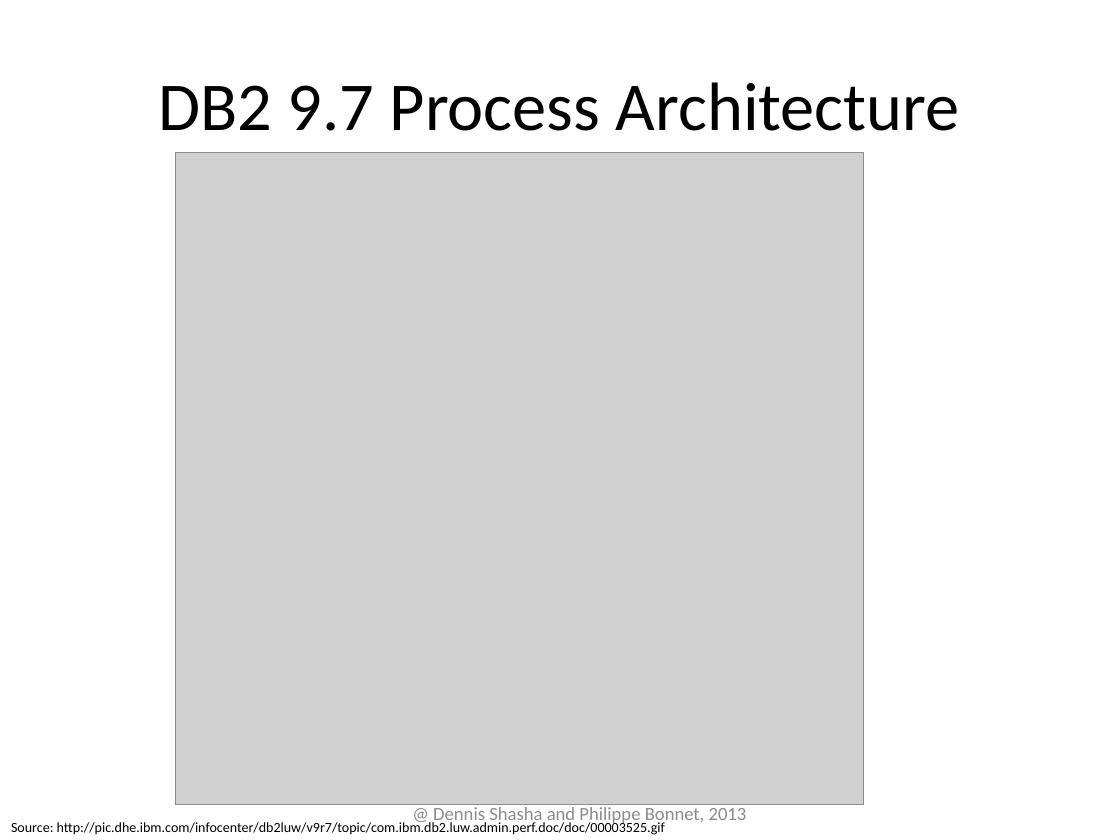
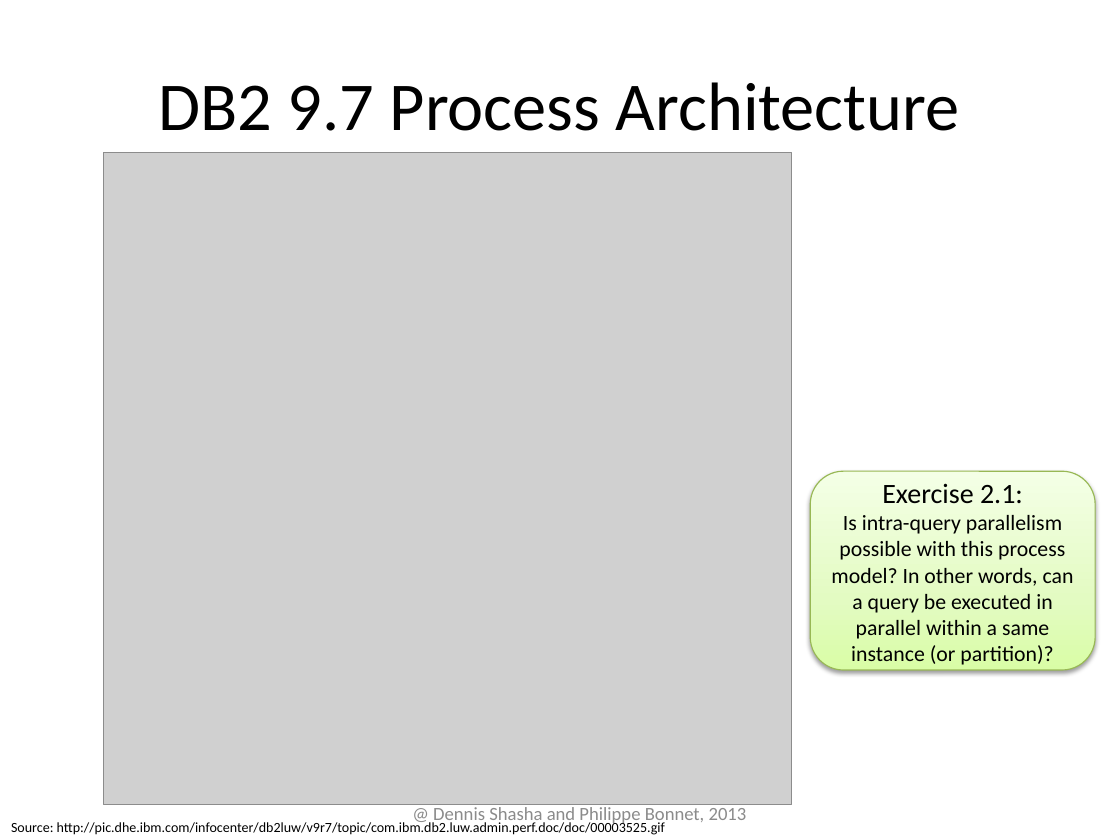
Before and after one commit to phbonnet/tuning, a slide deck: slide 6 of Slides/Troubleshooting.pptx. Drawn at 1120x840 pixels with LibreOffice and Linux fonts; fonts in the diff are those of the drawing; grey boxes stand for pictures. Boxes give left, top, right and bottom in pixels: in the first picture for what was removed or moved away, otherwise in the second. Text is boxed around its words. In the diff, an @@ line names an element or a change of style, - is before the commit and + after.

```diff
--- a/Slides/Troubleshooting.pptx
+++ b/Slides/Troubleshooting.pptx
@@ picture moved from (x1=176, y1=152, x2=864, y2=805) to (x1=103, y1=152, x2=791, y2=805) @@
@@ rounded rectangle added at (x1=810, y1=472, x2=1094, y2=671), fill gradient #DAFDA7 to #E4FCC2 to #F5FFE7, outline #98B955 0.75 pt, 14 pt, text #000000 @@
+Exercise 2.1:
+Is intra-query parallelism possible with this process model? In other words, can a query be executed in
+parallel within a same instance (or partition)?
```
Also in this commit, not shown: 8 other slides changed, 3 slides added, 1 slide removed, 1 other file.
